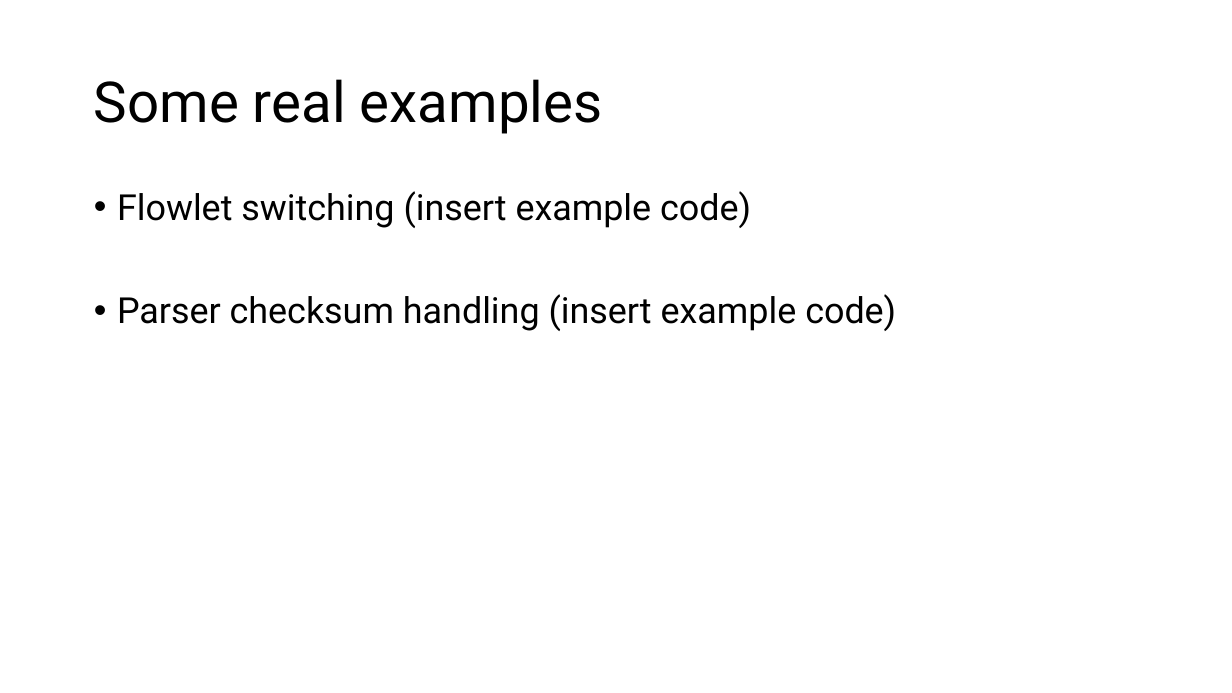
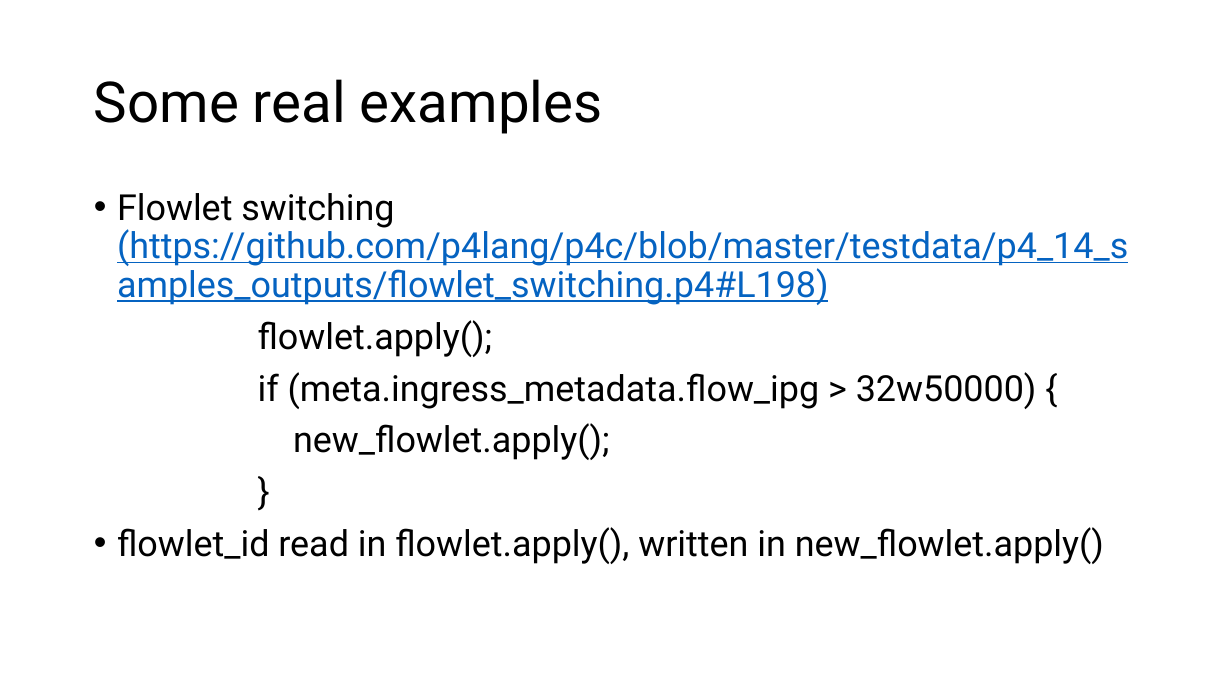
Before and after one commit to anirudhSK/p4-concurrency, a slide deck: slide 6 of p4_concurrency.pptx. Drawn at 1232x693 pixels with LibreOffice and Linux fonts; fonts in the diff are those of the drawing. Boxes give left, top, right and bottom in pixels: in the first picture for what was removed or moved away, otherwise in the second. Text is boxed around its words. In the diff, an @@ line names an element or a change of style, - is before the commit and + after.

```diff
--- a/p4_concurrency.pptx
+++ b/p4_concurrency.pptx
@@ text at [117, 193, 1128, 564]: text changed @@
-• Flowlet switching (insert example code)
-• Parser checksum handling (insert example code)
+• Flowlet switching (https://github.com/p4lang/p4c/blob/master/testdata/p4_14_samples_outputs/flowlet_switching.p4#L198)
+flowlet.apply();
+if (meta.ingress_metadata.flow_ipg > 32w50000) {
+new_flowlet.apply();
+}
+• flowlet_id read in flowlet.apply(), written in new_flowlet.apply()
```
Also in this commit, not shown: 8 other slides changed, 1 slide added, 1 other file.
